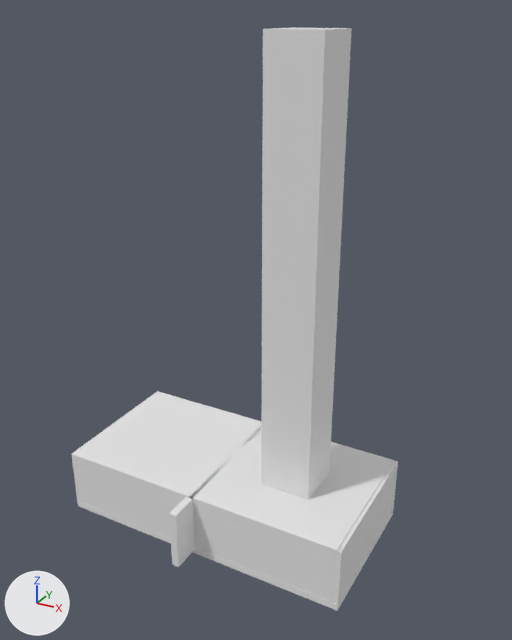
Two versions of the FBX model DevoidStandaloneLauncher/LauncherContents/devoid_l1.fbx, one commit apart.
The view is the same before and after, from a 50 mm camera at (0.987, -1.327, 1.227) aimed at (0.191, 0.12, 0.503). The axes (+X, +Y, +Z) are drawn at lower left. The lights are the same throughout. The first picture is the older version. Materials are left out; every surface is plain grey. Where no turn or scale is listed for an object, it has been applied to the vertices.

The older version as bpy lines, for what is in view:
```python
me_cube_002 = bpy.data.meshes.new('Cube.002')
me_cube_002.from_pydata(...)  # a box spanning x -0.19..0.19, y -0.19..0.19, z -0.009..0.009
me_cube_002.materials.append(mat_material_001)
me_cube_004 = bpy.data.meshes.new('Cube.004')
me_cube_004.from_pydata(...)  # a box spanning x -0.19..0.19, y -0.009..0.009, z -0.076..0.076
me_cube_004.materials.append(mat_material_001)
me_cube_006 = bpy.data.meshes.new('Cube.006')
me_cube_006.from_pydata(...)  # 36 vertices, 33 faces; spans x -0.19..0.19, y -0.19..0.19, z -0.009..1.042
me_cube_006.materials.append(mat_material_001)
# before: 24 (-0.063, 0.063, 0.009), 25 (0.063, 0.063, 0.009) at pixel (329, 471), 26 (-0.063, -0.063, 0.009) at pixel (261, 483), 27 (0.063, -0.063, 0.009) at pixel (308, 499), 28 (0.063, 0.063, -0.009)
# before: 29 (-0.063, 0.063, -0.009), 30 (0.063, -0.063, -0.009), 31 (-0.063, -0.063, -0.009), 32 (0.063, 0.063, 1.042) at pixel (351, 28), 33 (-0.063, 0.063, 1.042) at pixel (292, 27)
# before: 34 (0.063, -0.063, 1.042) at pixel (325, 29), 35 (-0.063, -0.063, 1.042) at pixel (262, 28)
ob_cube_collideable_static_003 = bpy.data.objects.new('Cube:Collideable_Static.003', me_cube_004)
ob_cube_collideable_static_003.location = (0.0, -0.18, 0.08)
ob_cube_collideable_static_006 = bpy.data.objects.new('Cube:Collideable_Static.006', me_cube_002)
ob_cube_collideable_static_006.location = (0.38, 0.0, 0.0)
ob_cube_collideable_static_009 = bpy.data.objects.new('Cube:Collideable_Static.009', me_cube_006)
ob_cube_collideable_static_009.location = (0.37, 0.0, 0.15)
# also in view: 'Cube:Collideable_Static.002' at (0.18, -0.07, 0.08); 'Cube:Collideable_Static.010' at (0.56, 0.001, 0.08); 'Cube:Collideable_Static.008' at (0.38, -0.18, 0.08); 'Cube:Collideable_Static.005' at (0.0, 0.0, 0.15)
```
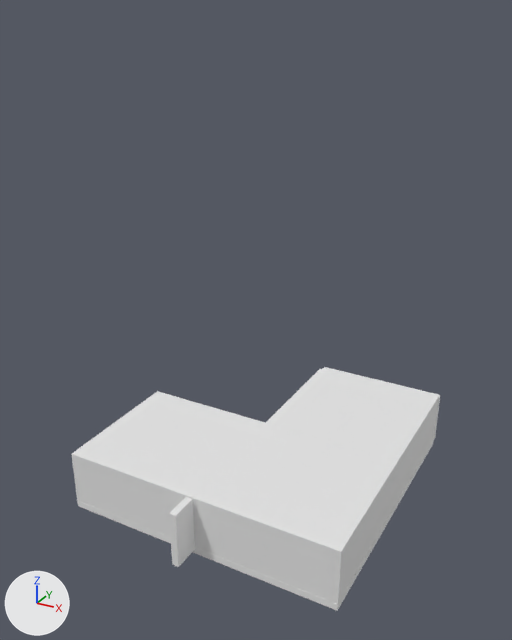
Location of each change, [x1, y1, x2, y2] in pixels of the pictures (512 x 640 px):
'Cube:Collideable_Static.009', reshaped, moved (74% shorter): before [193, 27, 394, 557]; after [193, 423, 398, 558]
'Cube:Collideable_Static.016', added: after [268, 369, 439, 466]
'Cube:Collideable_Static.014', added: after [394, 403, 438, 506]
'Cube:Collideable_Static.013', added: after [323, 367, 440, 439]
'Cube:Collideable_Static.012', added: after [393, 439, 434, 513]
part 1 of me_cube_006, cut back: before [261, 27, 352, 499]; after [265, 459, 333, 501]

Patch to the scene script:
```diff
--- a/DevoidStandaloneLauncher/LauncherContents/devoid_l1.fbx.py
+++ b/DevoidStandaloneLauncher/LauncherContents/devoid_l1.fbx.py
@@ me_cube_006 @@
 # used by ob_cube_collideable_static_009; location = (0.37, 0.0, 0.15)
 # verts and faces of me_cube_006; kept vertices keep their numbers, new ones are numbered from 36
-me_cube_006.from_pydata(...)  # 36 vertices, 33 faces; spans x -0.19..0.19, y -0.19..0.19, z -0.009..1.042
+me_cube_006.from_pydata(...)  # 32 vertices, 30 faces; spans x -0.19..0.19, y -0.19..0.19, z -0.009..0.009
+# me_cube_006 part 1
+delete_vertices([*range(32, 36)])  # with the faces that use them
+faces += [(24, 26, 27, 25), (28, 30, 31, 29)]
@@ me_cube_022 @@
+me_cube_022.from_pydata(...)  # 32 vertices, 30 faces; spans x -0.19..0.19, y -0.19..0.19, z -0.009..0.009
@@ me_cube_018 @@
+me_cube_018.from_pydata(...)  # a box spanning x -0.19..0.19, y -0.19..0.19, z -0.009..0.009
@@ me_cube_020 @@
+me_cube_020.from_pydata([(-0.009, -0.19, 0.076), (0.009, -0.188, 0.076), (-0.009, 0.19, 0.076), (0.009, 0.193, 0.076), (-0.009, -0.19, -0.076), (0.009, -0.188, -0.076), (-0.009, 0.19, -0.076), (0.009, 0.193, -0.076)], [], [(0, 1, 3, 2), (2, 3, 7, 6), (6, 7, 5, 4), (4, 5, 1, 0), (2, 6, 4, 0), (7, 3, 1, 5)])
@@ ob_cube_collideable_static_009 @@
 ob_cube_collideable_static_009 = bpy.data.objects.new('Cube:Collideable_Static.009', me_cube_006)
-ob_cube_collideable_static_009.location = (0.37, 0.0, 0.15)
+ob_cube_collideable_static_009.location = (0.38, 0.0, 0.15)
@@ ob_cube_collideable_static_016 @@
+ob_cube_collideable_static_016 = bpy.data.objects.new('Cube:Collideable_Static.016', me_cube_022)
+ob_cube_collideable_static_016.location = (0.38, 0.38, 0.15)
@@ ob_cube_collideable_static_013 @@
+ob_cube_collideable_static_013 = bpy.data.objects.new('Cube:Collideable_Static.013', me_cube_004.copy())  # the mesh of ob_cube_collideable_static_003
+ob_cube_collideable_static_013.location = (0.38, 0.579, 0.08)
@@ ob_cube_collideable_static_012 @@
+ob_cube_collideable_static_012 = bpy.data.objects.new('Cube:Collideable_Static.012', me_cube_018)
+ob_cube_collideable_static_012.location = (0.38, 0.38, 0.0)
@@ ob_cube_collideable_static_014 @@
+ob_cube_collideable_static_014 = bpy.data.objects.new('Cube:Collideable_Static.014', me_cube_020)
+ob_cube_collideable_static_014.location = (0.56, 0.378, 0.08)
```
